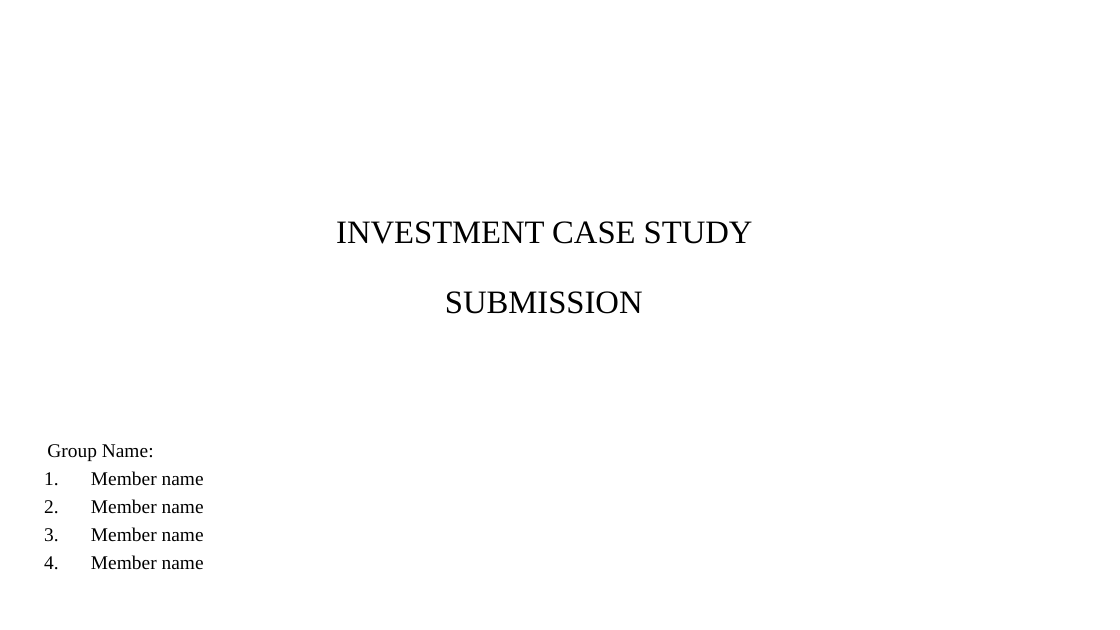
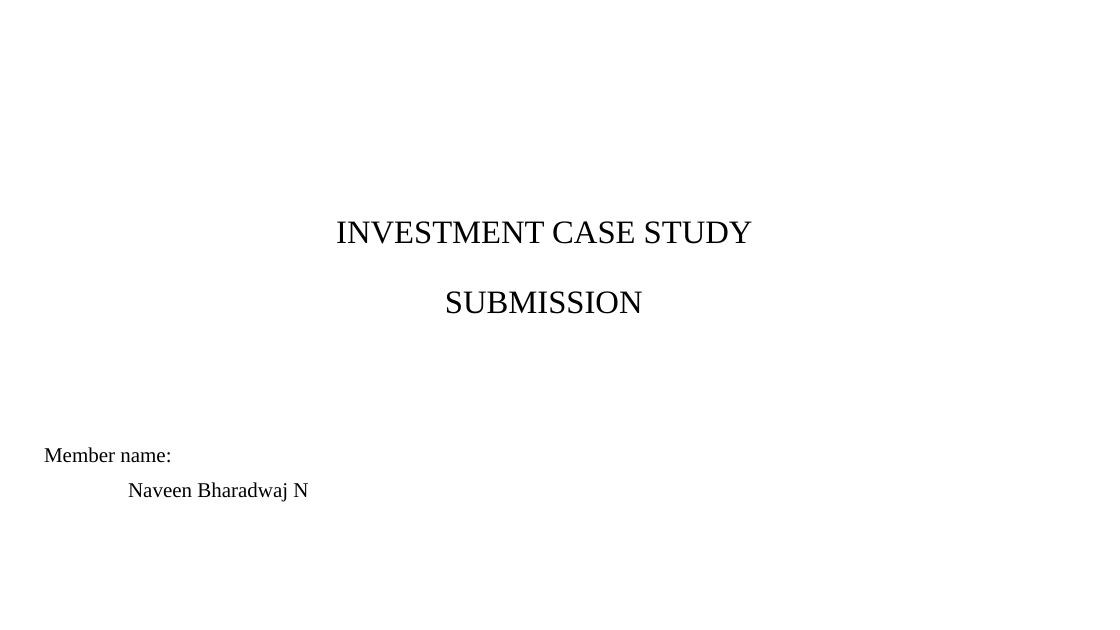
Before and after one commit to Nav33nn/investmentAnalysis, a slide deck: slide 1 of InvestmentAnalysis/results/Spark Funds Presentation.pptx. Drawn at 1120x630 pixels with LibreOffice and Linux fonts; fonts in the diff are those of the drawing; background and template pictures are left out. Boxes give left, top, right and bottom in pixels: in the first picture for what was removed or moved away, otherwise in the second. Text is boxed around its words. In the diff, an @@ line names an element or a change of style, - is before the commit and + after.

```diff
--- a/InvestmentAnalysis/results/Spark Funds Presentation.pptx
+++ b/InvestmentAnalysis/results/Spark Funds Presentation.pptx
@@ subtitle at <box>44,447,308,501</box>: text changed; size 16.6 to 18 pt @@
-Group Name:
-1. Member name
-2. Member name
-3. Member name
-4. Member name
+Member name:
+Naveen Bharadwaj N
```
Also in this commit, not shown: 2 other files.
